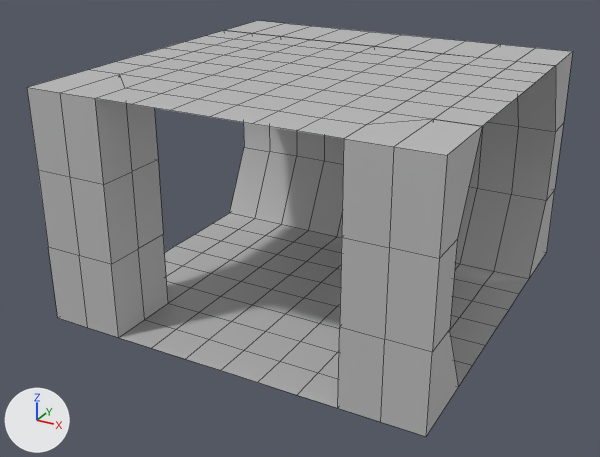
A saved change to the FBX model Assets/Models/Models/Mo/Corr_Intersection.fbx.
Rendered twice from a 50 mm lens placed at (4.7, -9.16, 5.33), pointed at (-0.14, -0.36, 0.93). Lighting does not change. The marker at lower left points along +X, +Y and +Z. Mesh edges are drawn as thin lines. Where no turn or scale is listed for an object, it has been applied to the vertices.
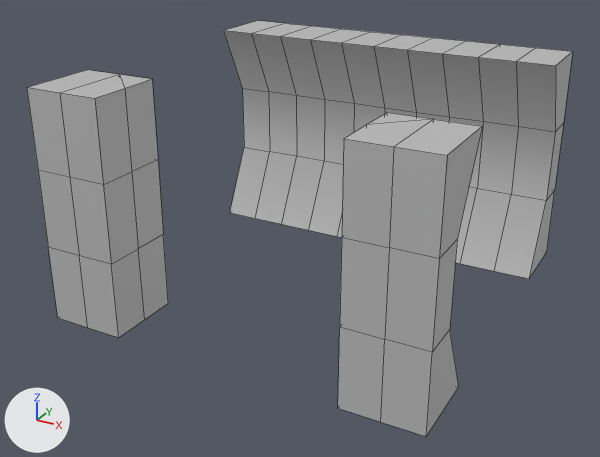
The change, as JSON lines over the scene's bpy script:
```json
{"block": "me_mesh_001", "where": "# used by ob_pplane1; location = (0.0, 0.0, 0.0)"}
{"op": "remove", "block": "me_mesh_001", "code": "me_mesh_001.from_pydata(...)  # 235 vertices, 214 faces; spans x -2.5..2.5, y -2.5..2.5, z 0.0..3.0"}
{"op": "add", "block": "me_mesh_001", "code": "me_mesh_001.from_pydata(...)  # 165 vertices, 142 faces; spans x -2.5..2.5, y -2.5..2.5, z 0.0..3.0"}
{"block": "me_mesh_001", "change": "me_mesh_001 part 1"}
{"block": "me_mesh_001", "change": "70 vertices are removed from x -2.5..2.5, y -2.5..1.0, z 0.0"}
{"block": "me_mesh_001", "change": "72 faces are deleted"}
{"op": "remove", "block": "ob_pplane2", "code": ["ob_pplane2 = bpy.data.objects.new('pPlane2', me_mesh)", "ob_pplane2.location = (0.0, 0.0, 3.0)"]}
```

Location of each change, [x1, y1, x2, y2] in pixels of the pictures (600 x 457 px):
```json
{"object": "pPlane2", "change": "deleted", "before": [89, 31, 555, 139]}
{"part": 1, "of": "me_mesh_001", "change": "deleted", "before": [119, 213, 529, 408]}
```
